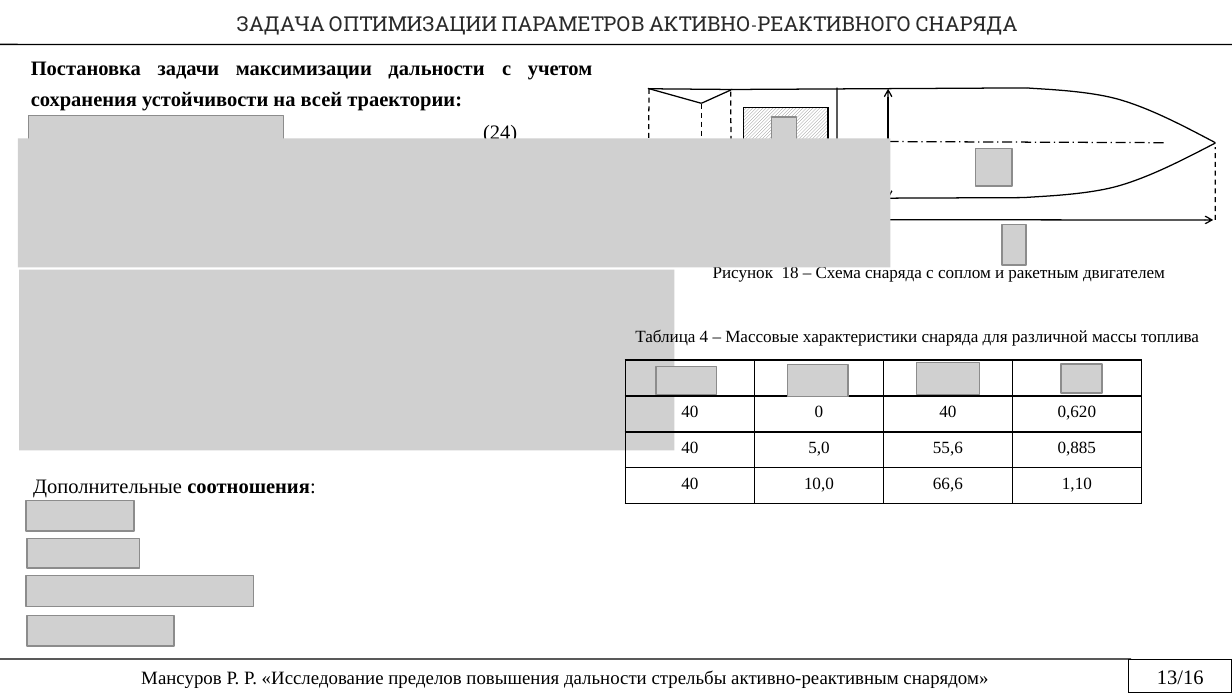
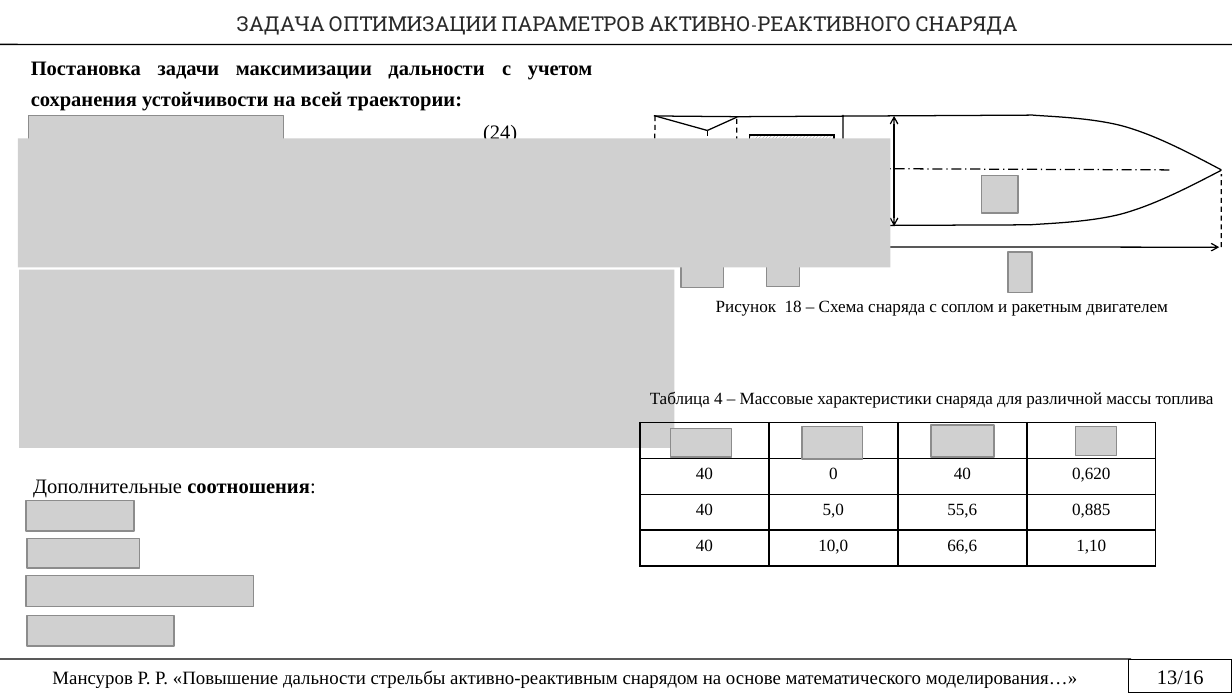
Before and after one commit to rustam-mansurov/cats, a slide deck: slide 11 of Мансуров Р.Р. — копия (2).pptx. Drawn at 1232x693 pixels with LibreOffice and Linux fonts; fonts in the diff are those of the drawing; grey boxes stand for pictures; background and template pictures are left out. Boxes give left, top, right and bottom in pixels: in the first picture for what was removed or moved away, otherwise in the second. Text is boxed around its words. In the diff, an @@ line names an element or a change of style, - is before the commit and + after.

```diff
--- a/Мансуров Р.Р. — копия (2).pptx
+++ b/Мансуров Р.Р. — копия (2).pptx
@@ picture removed at (x1=771, y1=117, x2=796, y2=155) @@
@@ 4 lines, 1 freeform shape moved together from (x1=649, y1=87, x2=1216, y2=201) to (x1=655, y1=115, x2=1222, y2=228) @@
@@ picture removed at (x1=976, y1=149, x2=1013, y2=186) @@
@@ 7 lines, 2 double arrows, 1 rectangle, 1 freeform shape moved together from (x1=648, y1=89, x2=1216, y2=223) to (x1=654, y1=116, x2=1222, y2=250) @@
@@ picture removed at (x1=1002, y1=224, x2=1025, y2=265) @@
@@ group added at (x1=681, y1=176, x2=1031, y2=292): 4 pictures @@
@@ text "Рисунок 18 – Схема снаряда ..." moved from (x1=713, y1=265, x2=1165, y2=282) to (x1=716, y1=300, x2=1168, y2=316) @@
@@ text "Таблица 4 – Массовые характеристики ..." moved from (x1=635, y1=328, x2=1199, y2=346) to (x1=650, y1=391, x2=1214, y2=409) @@
@@ picture removed at (x1=657, y1=366, x2=717, y2=394) @@
@@ picture removed at (x1=787, y1=365, x2=848, y2=397) @@
@@ picture removed at (x1=917, y1=362, x2=979, y2=394) @@
@@ picture removed at (x1=1061, y1=365, x2=1101, y2=394) @@
@@ table moved from (x1=626, y1=360, x2=1143, y2=503) to (x1=639, y1=423, x2=1157, y2=565) @@
@@ picture added at (x1=670, y1=429, x2=731, y2=457) @@
@@ picture added at (x1=802, y1=428, x2=862, y2=460) @@
@@ picture added at (x1=931, y1=425, x2=994, y2=457) @@
@@ picture added at (x1=1076, y1=426, x2=1116, y2=456) @@
@@ text at (x1=52, y1=670, x2=1077, y2=688): text changed @@
-Мансуров Р. Р. «Исследование пределов повышения дальности стрельбы активно-реактивным снарядом»
+Мансуров Р. Р. «Повышение дальности стрельбы активно-реактивным снарядом на основе математического моделирования…»
```
Also in this commit, not shown: 15 other slides changed.
